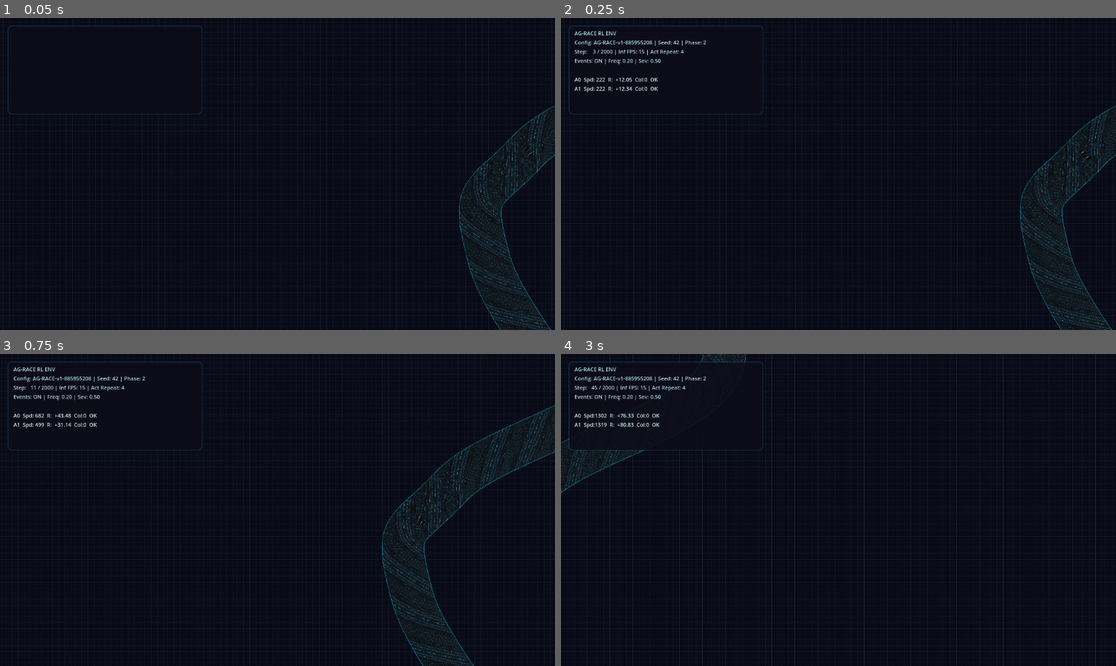
Above: before the commit, frames 1-4 (two rows, left to right).
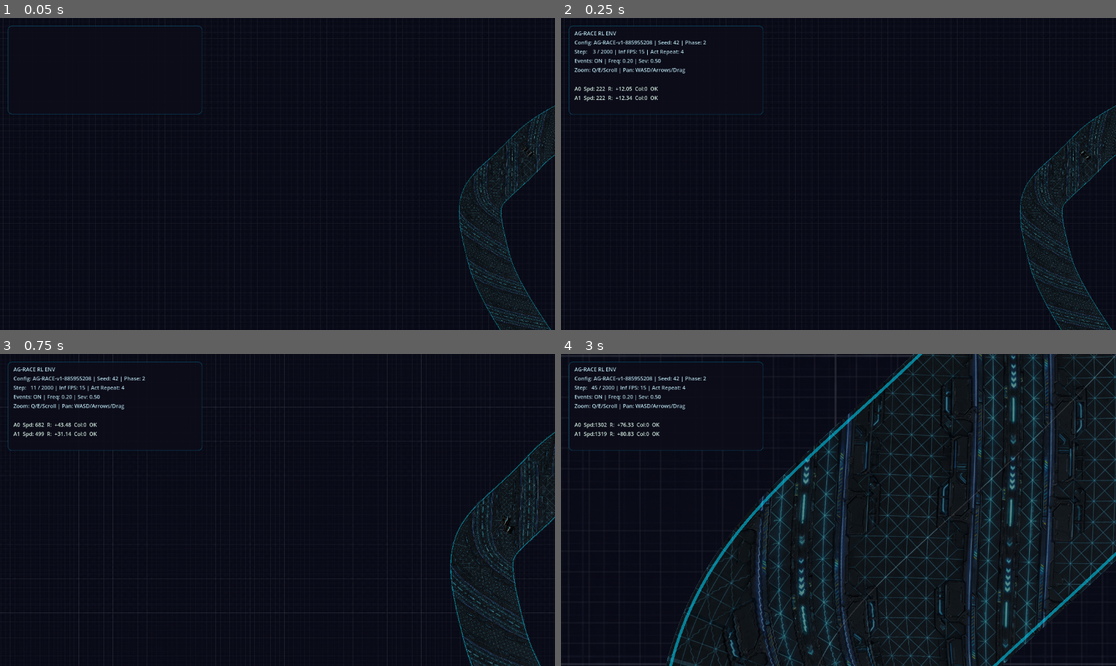
Above: after the commit, the same moments.

Repository: juanmanuelpriet/Jackpot-Jockeys
Game: Godot game, scene res://scenes/Race2D.tscn
Same seed, same stepped clock (60 frames per second), same inputs: the game is played once before the commit and once after it.
Inputs (mouse positions are in pixels of both pictures, inside the frame that each line leads up to):
- Up to frame 1 (0.05 s): no input
- Up to frame 2 (0.25 s): no input
- Up to frame 3 (0.75 s): move the mouse to (399, 494) at 0.52 s; hold D from 0.53 s (still down); hold E from 0.53 s (still down); click (399, 494) at 0.67 s
- Up to frame 4 (3 s): tap Q at 0.8, 2.3 s; release D at 1.25 s; release E at 1.25 s; drag from (727, 525) to (810, 572) at 1.27 s; move the mouse to (894, 441) at 2.02 s; hold D 2.03-2.75 s; hold E 2.03-2.75 s; click (894, 441) at 2.17 s; drag from (810, 572) to (672, 463) at 2.77 s

Frame 1 is identical in both runs. In frame 2, 0.4% of the frame differs, in the area x 1-37%, y 16-31%; in frame 3, 4.8%; in frame 4, 15%, in the area x 0-100%, y 0-100%.

Commit message:
Fix zoom: move to _input and add Q/E keys for keyboard zoom

Diff:
--- a/hipodromo/scenes/Race2D.gd
+++ b/hipodromo/scenes/Race2D.gd
@@ -182,14 +182,12 @@
 # FREE CAMERA — zoom (scroll), pan (WASD/arrows/middle-drag)
 # ============================================================================
 
-func _unhandled_input(event):
+func _input(event):
 	if event is InputEventMouseButton:
 		if event.button_index == MOUSE_BUTTON_WHEEL_UP:
-			cam_zoom_level = clampf(cam_zoom_level * 1.15, cam_zoom_min, cam_zoom_max)
-			camera.zoom = Vector2(cam_zoom_level, cam_zoom_level)
+			_adjust_zoom(1.15)
 		elif event.button_index == MOUSE_BUTTON_WHEEL_DOWN:
-			cam_zoom_level = clampf(cam_zoom_level / 1.15, cam_zoom_min, cam_zoom_max)
-			camera.zoom = Vector2(cam_zoom_level, cam_zoom_level)
+			_adjust_zoom(1.0 / 1.15)
 		elif event.button_index == MOUSE_BUTTON_MIDDLE:
 			if event.pressed:
 				cam_dragging = true
@@ -201,6 +199,10 @@
 		var delta_px = event.position - cam_drag_start
 		cam_drag_start = event.position
 		camera.position -= delta_px / cam_zoom_level
+
+func _adjust_zoom(factor: float):
+	cam_zoom_level = clampf(cam_zoom_level * factor, cam_zoom_min, cam_zoom_max)
+	camera.zoom = Vector2(cam_zoom_level, cam_zoom_level)
 
 func _process(delta):
 	# WASD / Arrow key panning
@@ -217,6 +219,12 @@
 	if pan_dir != Vector2.ZERO:
 		camera.position += pan_dir.normalized() * cam_pan_speed * delta / cam_zoom_level
 
+	# Keyboard Zoom (E to zoom in, Q to zoom out)
+	if Input.is_key_pressed(KEY_E):
+		_adjust_zoom(1.0 + 2.0 * delta)
+	if Input.is_key_pressed(KEY_Q):
+		_adjust_zoom(1.0 - 2.0 * delta)
+
 # ============================================================================
 # PHYSICS LOOP — Demo mode with action hold
 # ============================================================================
--- a/hipodromo/ui/HUD.gd
+++ b/hipodromo/ui/HUD.gd
@@ -14,6 +14,7 @@
 	info_label.text += "Config: %s | Seed: %d | Phase: %d\n" % [config.config_hash, config.base_seed, config.curriculum_phase]
 	info_label.text += "Step: %4d / %d | Inf FPS: %d | Act Repeat: %d\n" % [step, config.max_steps_per_episode, config.inference_fps, config.action_repeat]
 	info_label.text += "Events: %s | Freq: %.2f | Sev: %.2f\n" % ["ON" if config.enable_events else "OFF", config.hazard_frequency, config.max_hazard_severity]
+	info_label.text += "Zoom: Q/E/Scroll | Pan: WASD/Arrows/Drag\n"
 
 	var txt = ""
 	for i in range(agents.size()):
